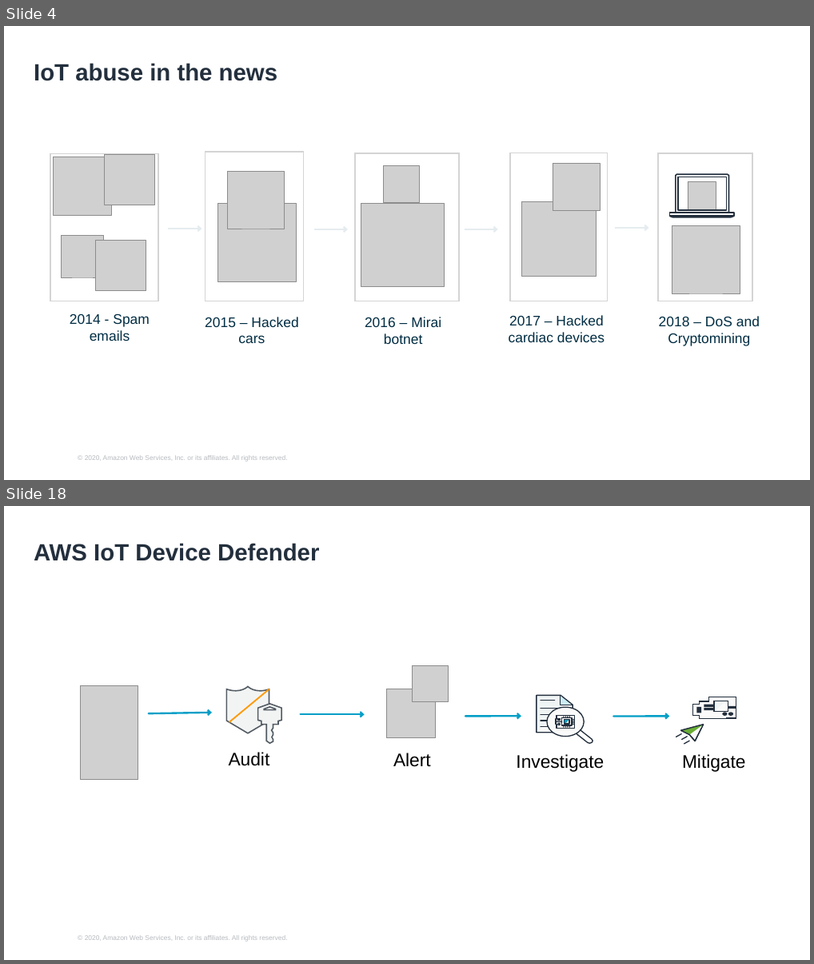
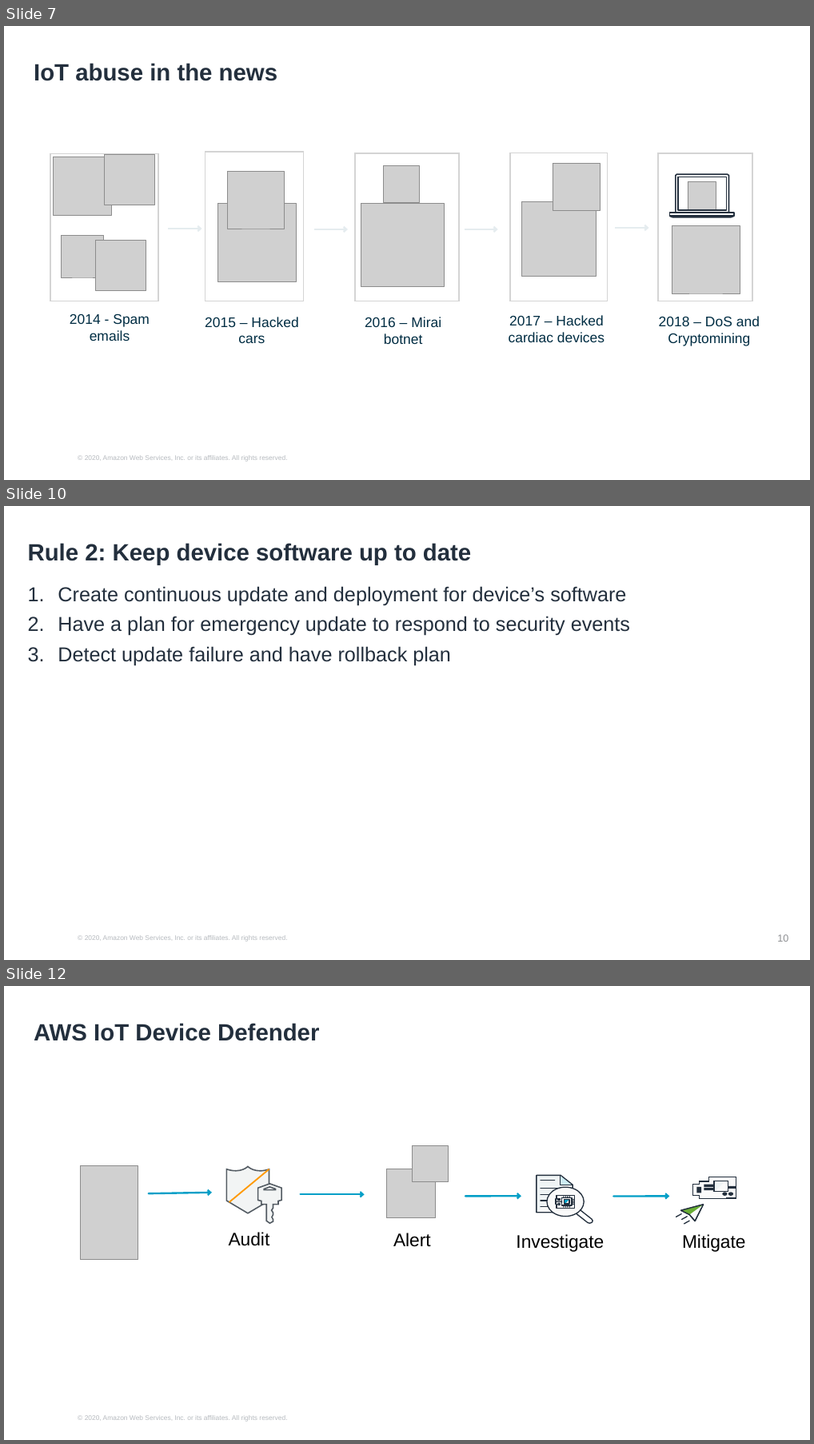
Before and after one commit to hongpham/Workshop-Protect-your-IoT-fleet, a slide deck: Protect your IoT fleet presentation.pptx. Shown one above the other, each under a label of ours: slides 4 and 18 before the commit, slides 7, 10 and 12 after it; the slides between them are not shown. The pictures are 814x964 and 814x1444 pixels, drawn with LibreOffice and Linux fonts; fonts in the diff are those of the drawing; grey boxes stand for pictures; background and template pictures are left out. Boxes give left, top, right and bottom in pixels: in the first picture for what was removed or moved away, otherwise in the second. Text is boxed around its words. In the diff, an @@ line names an element or a change of style, - is before the commit and + after.

```diff
--- a/Protect your IoT fleet presentation.pptx
+++ b/Protect your IoT fleet presentation.pptx
@@ slide 10 added at [4, 506, 810, 960], background #FFFFFF; not listed: 1 template element that a slide beside it also shows @@
@@ title added at [28, 543, 471, 565], 28 pt, text #232F3D, bold @@
+Rule 2: Keep device software up to date
@@ text added at [58, 586, 630, 666], 24 pt, text #232F3D @@
+1. Create continuous update and deployment for device’s software
+2. Have a plan for emergency update to respond to security events
+3. Detect update failure and have rollback plan
@@ page number added at [778, 934, 789, 941], 12 pt, text #8D8F92 @@
+10
@@ what was slide 4 is now slide 7 @@
@@ what was slide 18 is now slide 12 @@
```
Also in this commit, not shown: 5 slides changed, 7 other slides added, 5 slides removed, 7 other files.
